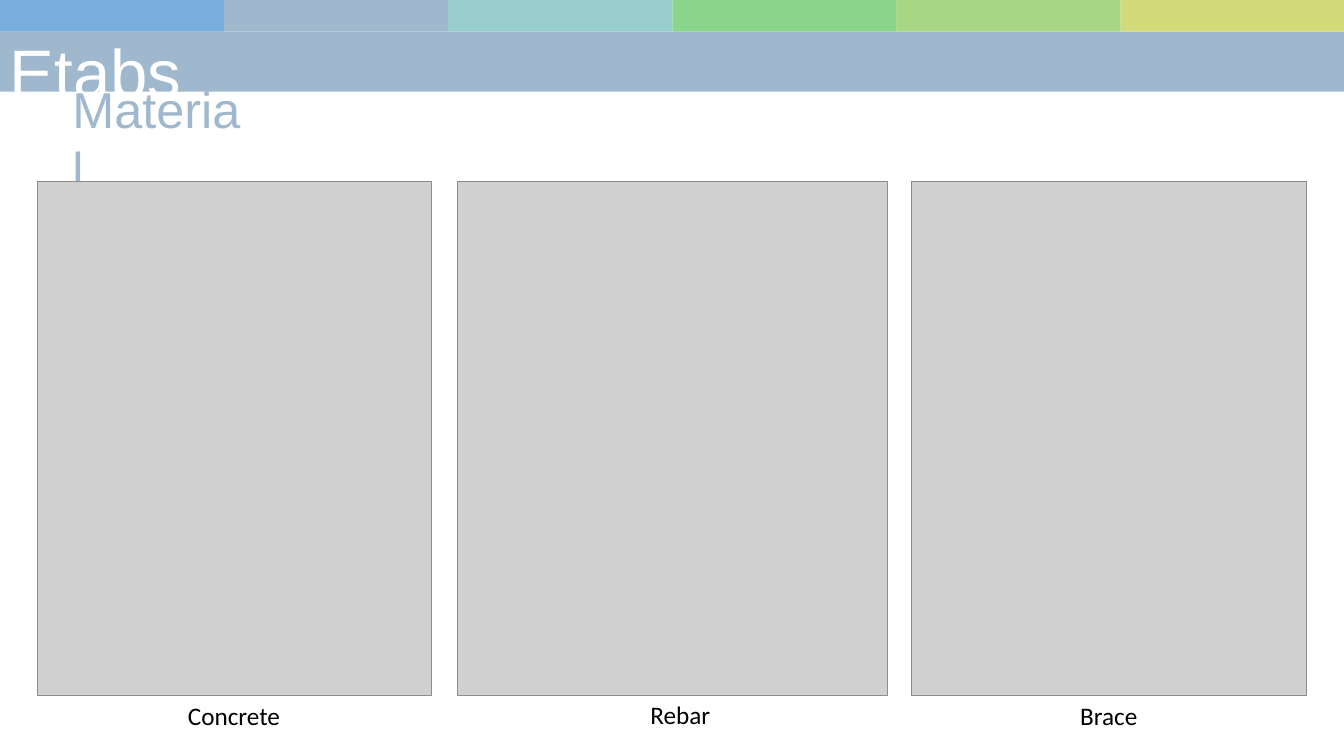
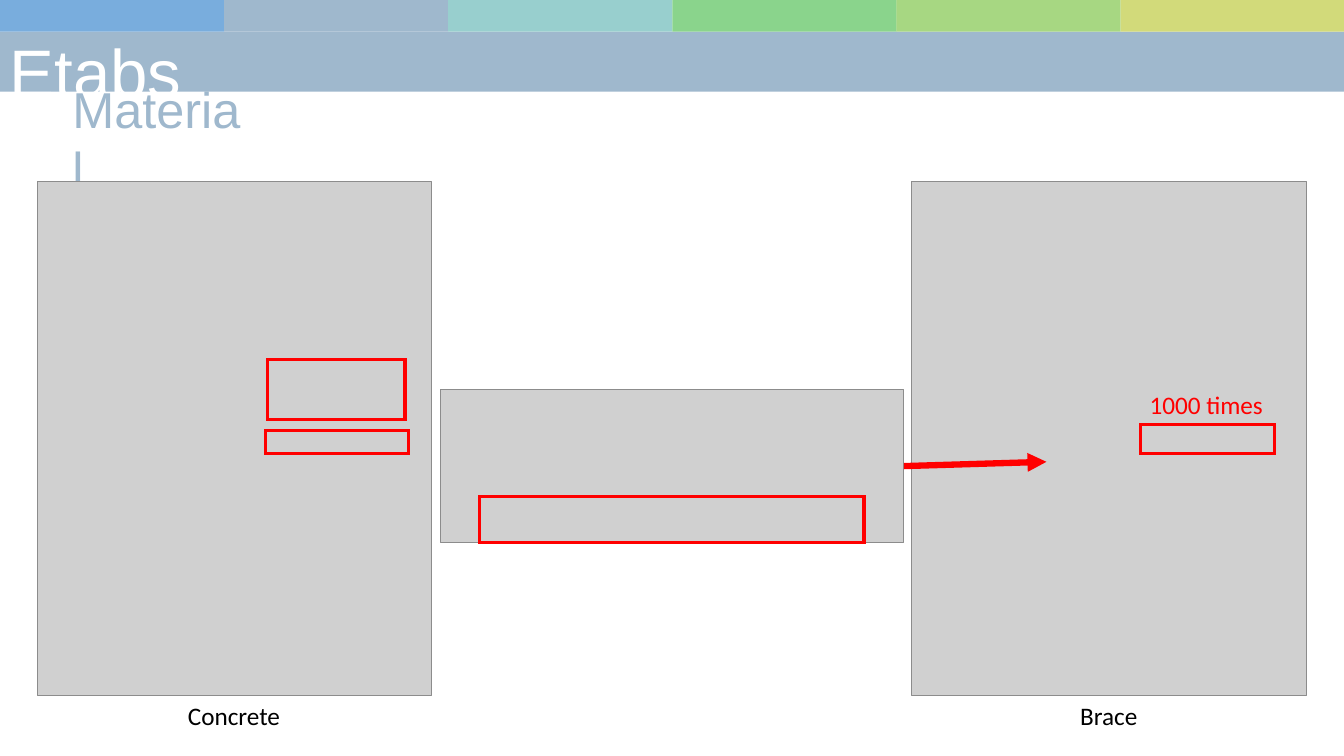
Before and after one commit to skyran1278/matlab, a slide deck: slide 7 of 10-pa/project/20190102.pptx. Drawn at 1344x756 pixels with LibreOffice and Linux fonts; fonts in the diff are those of the drawing; grey boxes stand for pictures. Boxes give left, top, right and bottom in pixels: in the first picture for what was removed or moved away, otherwise in the second. Text is boxed around its words. In the diff, an @@ line names an element or a change of style, - is before the commit and + after.

```diff
--- a/10-pa/project/20190102.pptx
+++ b/10-pa/project/20190102.pptx
@@ picture removed at <box>458,181,888,696</box> @@
@@ rectangle added at <box>267,359,404,419</box>, outline #FF0000 2.25 pt @@
@@ picture added at <box>441,389,903,542</box> @@
@@ text added at <box>1150,396,1263,414</box>, 18 pt, text #FF0000 @@
+1000 times
@@ rectangle added at <box>266,431,409,454</box>, outline #FF0000 2.25 pt @@
@@ rectangle added at <box>1141,424,1275,454</box>, outline #FF0000 2.25 pt @@
@@ arrow added from (904, 466) to (1047, 462), #FF0000 4.5 pt @@
@@ rectangle added at <box>479,497,864,543</box>, outline #FF0000 2.25 pt @@
@@ text removed at <box>650,706,710,724</box> @@
-Rebar
```
Also in this commit, not shown: 10 other slides changed, 5 slides added, 2 slides removed, 5 other files.
